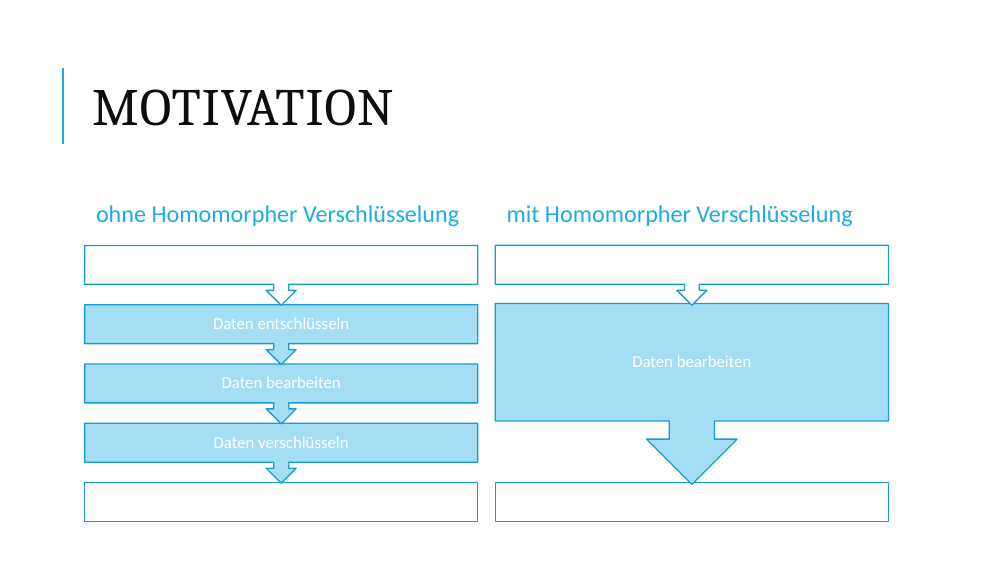
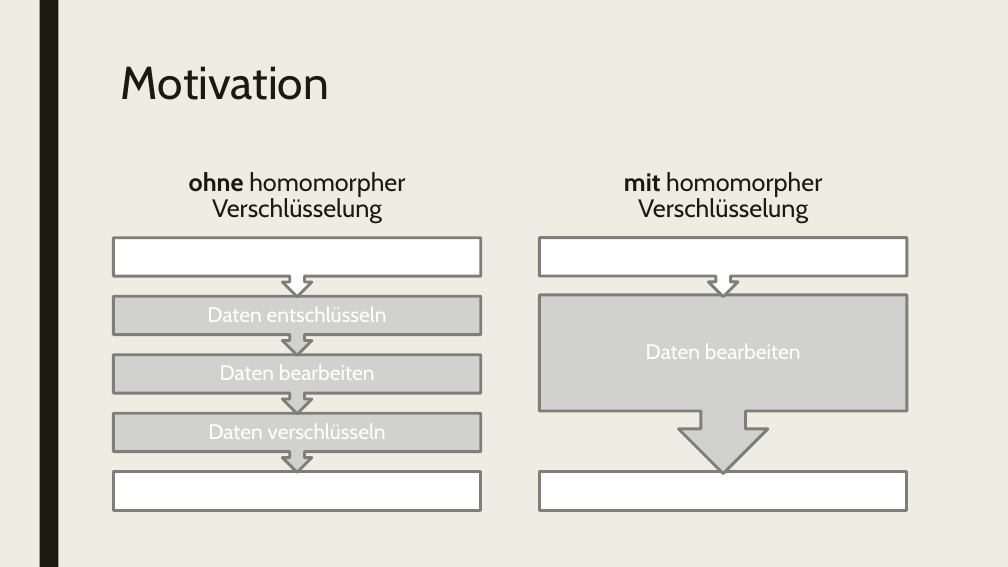
Before and after one commit to kohlerta/Krypto, a slide deck: slide 4 of homomorphe_verschlüsselungen.pptx (slide 3 before the commit). Drawn at 1008x567 pixels with LibreOffice and Linux fonts; fonts in the diff are those of the drawing. Boxes give left, top, right and bottom in pixels: in the first picture for what was removed or moved away, otherwise in the second. Text is boxed around its words. In the diff, an @@ line names an element or a change of style, - is before the commit and + after.

```diff
--- a/homomorphe_verschlüsselungen.pptx
+++ b/homomorphe_verschlüsselungen.pptx
@@ background #FFFFFF to #EFEDE3 @@
@@ rectangle added at (39,0,58,567), fill #191B0E @@
@@ title "Motivation" at (121,66,329,100): vertical alignment middle to top @@
@@ line removed from (63, 144) to (63, 68) @@
@@ title at (121,66,329,100): text changed; size 50 to 44 pt; font Cambria to Cabin; text colour #0D0D0D to #191B0E @@
-MOTIVATION
+Motivation
@@ text "ohne homomorpher Verschlüsselung" at (189,172,405,223): vertical alignment middle to bottom @@
@@ text at (189,172,405,223): text changed; size 23 to 24 pt; font Calibri to Cabin; text colour #1CADE4 to #191B0E @@
-ohne Homomorpher Verschlüsselung
+ohne homomorpher Verschlüsselung
@@ text "mit homomorpher Verschlüsselung" at (624,172,822,223): vertical alignment middle to bottom @@
@@ text at (624,172,822,223): text changed; size 23 to 24 pt; font Calibri to Cabin; text colour #1CADE4 to #191B0E @@
-mit Homomorpher Verschlüsselung
+mit homomorpher Verschlüsselung
@@ up arrow callout: place and size @@
-up arrow callout at (85,246,478,306)
+up arrow callout at (113,237,481,296)
@@ up arrow callout: place and size @@
-up arrow callout at (495,246,889,306)
+up arrow callout at (540,237,907,296)
@@ text "Daten entschlüsseln": place and size @@
-text "Daten entschlüsseln" at (213,317,350,329)
+text "Daten entschlüsseln" at (207,307,387,322)
@@ up arrow callout: place and size @@
-up arrow callout at (85,305,478,364)
+up arrow callout at (113,296,481,355)
@@ size 16 to 20 pt, font Calibri to Cabin; more space between paragraphs in 4 elements at (207,307,387,322), (220,365,375,380), (208,424,386,439), (646,344,801,359) @@
@@ text "Daten bearbeiten": place and size @@
-text "Daten bearbeiten" at (632,355,752,367)
+text "Daten bearbeiten" at (646,344,801,359)
@@ fill #A4DEF4 to #D1D1CF; outline #199DCF 1.25 pt to #7F807A 2.75 pt in 4 elements at (113,296,481,355), (113,355,481,414), (113,414,481,473), (540,295,907,473) @@
@@ up arrow callout: place and size @@
-up arrow callout at (495,303,889,484)
+up arrow callout at (540,295,907,473)
@@ text "Daten bearbeiten": place and size @@
-text "Daten bearbeiten" at (222,376,341,388)
+text "Daten bearbeiten" at (220,365,375,380)
@@ up arrow callout: place and size @@
-up arrow callout at (85,364,478,423)
+up arrow callout at (113,355,481,414)
@@ text "Daten verschlüsseln": place and size @@
-text "Daten verschlüsseln" at (214,436,348,448)
+text "Daten verschlüsseln" at (208,424,386,439)
@@ up arrow callout: place and size @@
-up arrow callout at (85,423,478,483)
+up arrow callout at (113,414,481,473)
@@ rectangle: place and size @@
-rectangle at (85,482,478,521)
+rectangle at (113,472,481,510)
@@ outline #199DCF 1.25 pt to #7F807A 2.75 pt in 4 elements at (113,237,481,296), (113,472,481,510), (540,237,907,296), (540,472,907,510) @@
@@ rectangle: place and size @@
-rectangle at (495,482,889,522)
+rectangle at (540,472,907,510)
```
Also in this commit, not shown: 5 other slides changed, 44 slides added, 5 slides removed.
